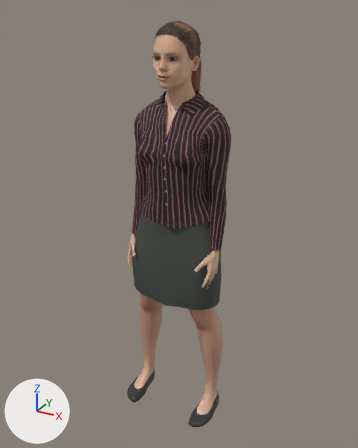
A saved change to the glTF model olumi/beta/3d/of-m.glb.
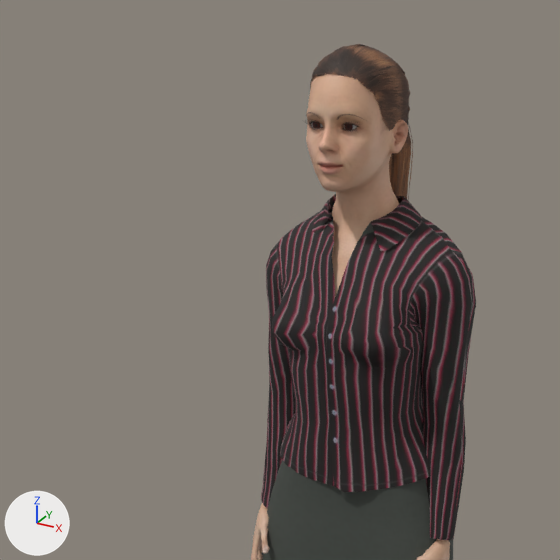
The first picture shows the older version from a camera (50 mm lens) standing at (0.872, -1.612, 1.639) and looking at (-0.006, -0.017, 0.841). The close-ups show the older and then the newer version on the part from 3% to 76% of the width and 0% to 58% of the height of that picture. Only the edits that show in the close-ups are written down. Every picture has the same lights, and +X, +Y and +Z are marked at lower left. Vertices at exactly the same position are counted once.

The scene before the commit, as lines of its bpy script (objects in view):
```python
mat_human_body = principled_material('Human.body')
mat_human_body.texture = img_middleage_lightskinned_female_diffuse
mat_human_body.roughness = 0.55
me_base = bpy.data.meshes.new('base')
me_base.from_pydata(...)  # 5452 vertices, 10471 faces; spans x -0.2..0.2, y -0.16..0.05, z 0.02..1.59
me_base.materials.append(mat_human_body)  # picture img_middleage_lightskinned_female_diffuse
me_female_elegantsuit01 = bpy.data.meshes.new('female_elegantsuit01')
me_female_elegantsuit01.from_pydata(...)  # 1103 vertices, 2014 faces; spans x -0.202..0.2, y -0.153..0.095, z 0.53..1.363
me_female_elegantsuit01.materials.append(mat_human_female_elegantsuit01)  # picture img_female_elegantsuit01_diffuse
me_ponytail01 = bpy.data.meshes.new('ponytail01')
me_ponytail01.from_pydata(...)  # 2122 vertices, 2570 faces; spans x -0.076..0.074, y -0.124..0.12, z 1.236..1.595
me_ponytail01.materials.append(mat_human_ponytail01)
ob_human = bpy.data.objects.new('Human', me_base)
ob_human.location = (0.0, 0.0, 0.0)
ob_human_female_elegantsuit01 = bpy.data.objects.new('Human.female_elegantsuit01', me_female_elegantsuit01)
ob_human_female_elegantsuit01.location = (0.0, 0.0, 0.0)
ob_human_ponytail01 = bpy.data.objects.new('Human.ponytail01', me_ponytail01)
ob_human_ponytail01.location = (0.0, 0.0, 0.0)
```
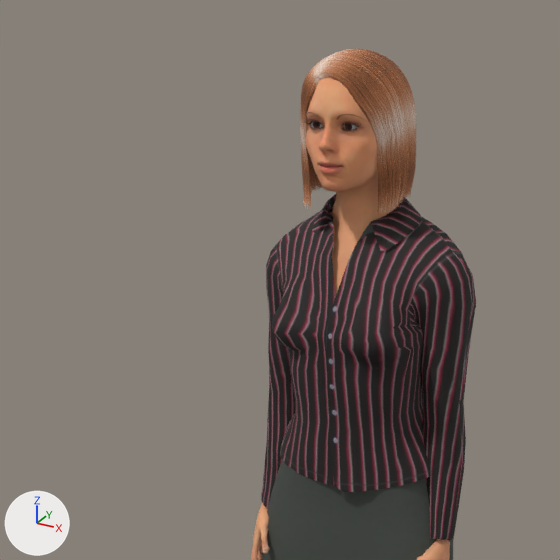
Boxes [x1, y1, x2, y2] around the edits, measured in the close-ups (560 x 560 px):
'Human', surface changed: [251, 78, 450, 560] in both
'Human.toigo_blunt_bob', added (brown): after [300, 49, 416, 215]
'Human.ponytail01', deleted (brown): before [310, 44, 413, 200]
part 1 of me_female_elegantsuit01, reshaped: before [267, 197, 429, 438]; after [267, 220, 429, 438]

What the commit changed:
Picture 'young_lightskinned_female_diffuse_Bronze' (img_young_lightskinned_female_diffuse_bronze) is new.
Picture 'StrawberryBlondHair' (img_strawberryblondhair) is new.
Material 'Human.body' (mat_human_body) changes its picture from img_middleage_lightskinned_female_diffuse to img_young_lightskinned_female_diffuse_bronze.
In material 'Human.body' (mat_human_body), roughness goes from 0.55 to 0.7.
Material 'Human.toigo_blunt_bob' (mat_human_toigo_blunt_bob) is new.
Uses the picture img_strawberryblondhair.
me_female_elegantsuit01 is used by ob_human_female_elegantsuit01; location (0.0, 0.0, 0.0).
me_female_elegantsuit01 had 1103 vertices, 2014 faces and spanned x -0.202..0.2, y -0.153..0.095, z 0.53..1.363.
me_female_elegantsuit01 now has 1059 vertices, 1929 faces and spans x -0.202..0.2, y -0.153..0.095, z 0.53..1.363.
me_female_elegantsuit01 part 1: 77 vertices removed from x -0.199..0.181, y -0.153..0.069, z 0.789..1.346; 37 vertices added at x -0.198..0.181, y -0.152..0.058, z 0.789..1.293.
Other edits to the shape of me_female_elegantsuit01 do not show in these pictures.
Mesh me_bob_blunt is new.
It has 728 vertices, 1315 faces and spans x -0.097..0.096, y -0.128..0.06, z 1.332..1.588.
It uses material mat_human_toigo_blunt_bob.
Object 'Human.ponytail01' (ob_human_ponytail01) is deleted.
Object 'Human.toigo_blunt_bob' (ob_human_toigo_blunt_bob) is new; it shows me_bob_blunt.
Its location is (0.0, 0.0, 0.0).
